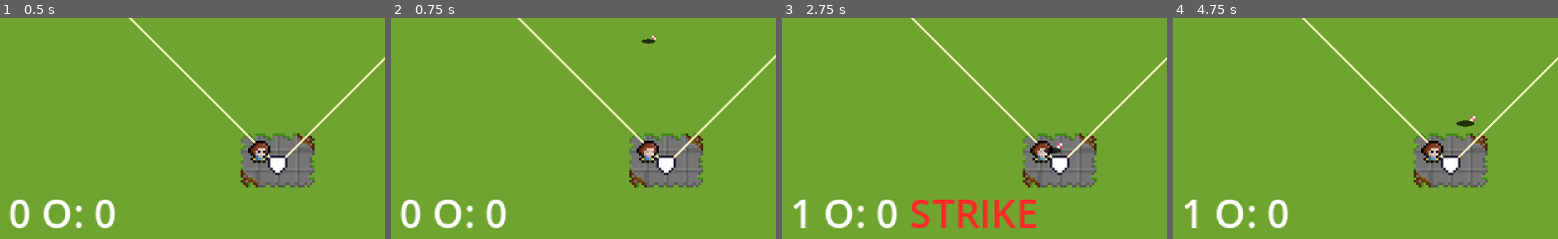
Above: before the commit, frames 1-4 (left to right).
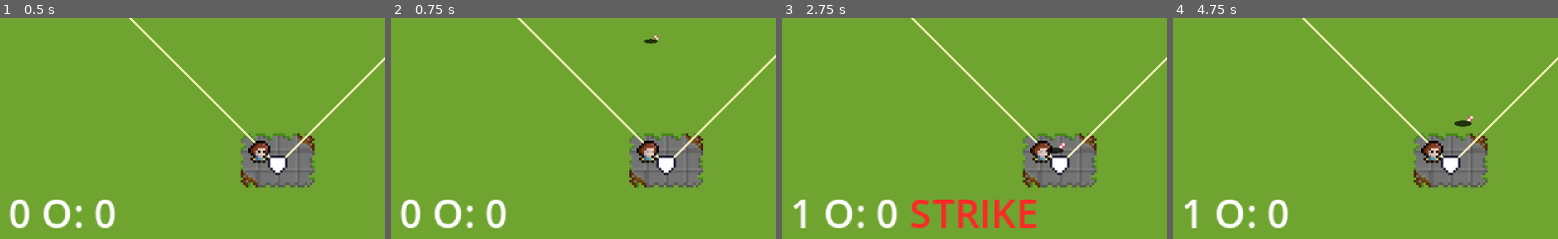
Above: after the commit, the same moments.

Repository: LunchBoxValley/base_quest
Game: Godot game, scene res://scenes/main/main.tscn
The game is run twice, just before and just after one commit, with the same random seed, the same clock (stepped at 60 frames per second) and the same inputs.
Inputs:
- Up to frame 1 (0.5 s): no input
- Up to frame 2 (0.75 s): tap Enter (pitch) at 0.5, 0.6 s; hold Right (ui_right) from 0.53 s (still down)
- Up to frame 3 (2.75 s): release Right (ui_right) at 1.28 s; hold Left (ui_left) 1.28-2.03 s; tap Enter (pitch) at 1.35, 2.3 s; tap Space at 2 s; hold Right (ui_right) from 2.03 s (still down); tap X (swing) at 2.1 s
- Up to frame 4 (4.75 s): tap Keypad Enter at 2.85 s; tap Enter (pitch) at 3.05, 3.5, 3.6, 4.35 s; release Right (ui_right) at 3.53 s; hold Left (ui_left) from 3.53 s (still down); tap Space at 4.25 s
The pictures show only the part of the screen within x 15-65%, y 50-100%; the shares and areas given below are measured in that part.

Frame 1 is identical in both runs. In frame 2, less than 0.1% of the frame differs, in the area x 64-70%, y 8-12%; in frame 3, less than 0.1%, in the area x 68-74%, y 56-62%; in frame 4, less than 0.1%.

Commit message:
update 16
Preparing to work on some AI

Diff:
--- a/entities/batter/batter.gd
+++ b/entities/batter/batter.gd
@@ -1,4 +1,3 @@
-# res://entities/Batter.gd
 extends Node2D
 class_name Batter
 
@@ -42,8 +41,13 @@
 @export var non_foul_side_scale: float = 0.55
 @export var min_upward_for_fair: float = 0.25
 
-@export var outfield_min_travel_px: float = 220.0  # treat long liners as outfield
+@export var outfield_min_travel_px: float = 220.0
 @export var bat_offset: Vector2 = Vector2(0, -2)
+
+# ---------- Input Influence ----------
+@export_group("Input Influence")
+@export var bat_input_bias_scale: float = 0.35   # pre-scale bias amount
+@export var input_effect_scale: float = 0.10     # NEW: 10% of prior strength
 
 @onready var sprite: AnimatedSprite2D = $Sprite
 var _plate: Node2D
@@ -95,10 +99,8 @@
 			break
 
 func _on_contact(ball: Ball, hitpos: Vector2) -> void:
-	# Tag the ball so HomePlate won't judge strike/ball for this pitch
 	ball.set_meta("batted", true)
 
-	# Timing quality 0..1 (1 best)
 	var phase = 1.0 - clamp(_swing_t / max(0.0001, swing_window), 0.0, 1.0)
 	var offset = phase - sweet_spot_phase
 	var norm = clamp(abs(offset) / max(0.0001, sweet_width), 0.0, 1.0)
@@ -113,6 +115,15 @@
 	var side_mix = clamp(point_bias + timing_bias + spray, -1.0, 1.0)
 	side_mix = lerp(side_mix, 0.0, clamp(center_pull, 0.0, 1.0))
 
+	# --- Input nudges spray (INVERTED + 10% strength) ---
+	# lr: Right = +1, Left = -1. Invert by negating it.
+	var lr := Input.get_action_strength("ui_right") - Input.get_action_strength("ui_left")
+	var q_boost = lerp(0.5, 1.0, q)  # better timing allows a touch more influence
+	side_mix = clamp(
+		side_mix + (-lr) * bat_input_bias_scale * clamp(input_effect_scale, 0.0, 1.0) * q_boost,
+		-1.0, 1.0
+	)
+
 	var profile := _sample_contact_profile(q)
 	var force_foul = randf() < clamp(foul_chance_on_contact, 0.0, 1.0)
 
@@ -142,7 +153,6 @@
 
 	var meta := {"label": profile.label, "type": profile.label, "angle_deg": angle_deg}
 
-	# Compatibility with 2-arg vs 3-arg Ball.deflect
 	var argc := _get_method_argc(ball, "deflect")
 	if argc >= 3:
 		ball.call("deflect", dir, ev, meta)
@@ -153,7 +163,6 @@
 
 	ball.max_travel = max(ball.max_travel, travel)
 
-	# Camera follow
 	var cam := get_tree().get_first_node_in_group("game_camera")
 	if cam:
 		if cam.has_method("kick"):
@@ -161,20 +170,18 @@
 		if cam.has_method("follow_target"):
 			cam.follow_target(ball, true)
 
-	# —— HUD calls ——
 	var hud := get_tree().get_first_node_in_group("umpire_hud")
 	if hud:
 		if force_foul:
 			if hud.has_method("call_foul"):
-				hud.call("call_foul")                    # BLUE FOUL
+				hud.call("call_foul")
 		else:
 			var is_hr = (profile.label == "blast")
 			if is_hr and hud.has_method("call_home_run"):
-				hud.call("call_home_run")               # STROBING HR
+				hud.call("call_home_run")
 			elif hud.has_method("call_hit"):
-				hud.call("call_hit")                    # GREEN HIT
-
-	# —— Conditional JUICE (trail + hitstop only for outfield/HR) ——
+				hud.call("call_hit")
+
 	var is_hr2 = (profile.label == "blast")
 	var is_outfield = (not force_foul) and (
 		profile.label == "blast" or profile.label == "fly" or
@@ -182,8 +189,7 @@
 	)
 
 	if is_hr2 and cam:
-		# HR: tiny shake first, then hitstop + trail + subtle pan-out
-		_set_ball_trail(ball, false)  # enable after shake
+		_set_ball_trail(ball, false)
 		var tmr := Timer.new()
 		tmr.one_shot = true
 		tmr.wait_time = 0.12
@@ -199,17 +205,14 @@
 		)
 		tmr.start()
 	elif is_outfield and cam:
-		# Outfield (non-HR): quick hitstop + trail
 		_set_ball_trail(ball, true)
 		if cam.has_method("hitstop"):
 			cam.hitstop(0.05)
 	else:
-		# Infield / foul / grounder: no hitstop, no trail
 		_set_ball_trail(ball, false)
 
 	hit.emit()
 
-	# Let FieldJudge track for FOUL/HR if present
 	var judge := get_tree().get_first_node_in_group("field_judge")
 	if judge and judge.has_method("track_batted_ball"):
 		judge.track_batted_ball(ball)
--- a/entities/pitcher/pitcher.gd
+++ b/entities/pitcher/pitcher.gd
@@ -25,6 +25,11 @@
 
 # ---------- Trail on fast pitch ----------
 @export var fast_pitch_trail_threshold: float = 0.85  # fraction of full charge to show trail
+
+# ---------- Input Influence ----------
+@export_group("Input Influence")
+@export var pitch_input_influence_deg: float = 6.0    # max extra deg from L/R on release (pre-scale)
+@export var input_effect_scale: float = 0.10          # NEW: 10% of prior strength
 
 # ---------- Internal state ----------
 var _hand: Node2D
@@ -80,7 +85,6 @@
 	_charging = true
 	_charge_t = 0.0
 
-	# Recenter camera on the pitcher (no offset) and start zoom-in
 	if _cam:
 		_cam_zoom_base = _cam.zoom
 		if _cam.has_method("begin_charge_focus"):
@@ -98,7 +102,6 @@
 func _release_pitch() -> void:
 	_charging = false
 
-	# split charge into power (phase 0) and accuracy (phase 1)
 	var p_split = clamp(phase_split, 0.05, 0.95)
 	var power_t = clamp(_charge_t / p_split, 0.0, 1.0)
 	var acc_t := 0.0
@@ -106,11 +109,18 @@
 		acc_t = clamp((_charge_t - p_split) / (1.0 - p_split), 0.0, 1.0)
 
 	var spd = lerp(speed_min, speed_max, _ease_out(power_t))
-
 	var spread_deg = lerp(spread_deg_lo, spread_deg_hi, _ease_out(acc_t))
 	var jitter_rad := deg_to_rad(spread_deg) * randf_range(-1.0, 1.0)
 
+	# Base aim (slots) + random jitter
 	var dir := pitch_dir.normalized().rotated(deg_to_rad(aim_angle_deg)).rotated(jitter_rad)
+
+	# --- Input steering at release (INVERTED + 10% strength) ---
+	# lr: Right = +1, Left = -1. Invert by negating it.
+	var lr := Input.get_action_strength("ui_right") - Input.get_action_strength("ui_left")
+	var steer_deg = -lr * clamp(pitch_input_influence_deg, 0.0, 45.0) * clamp(input_effect_scale, 0.0, 1.0)
+	if abs(steer_deg) > 0.001:
+		dir = dir.rotated(deg_to_rad(steer_deg))
 
 	if ball_scene == null:
 		push_warning("Pitcher: ball_scene not assigned.")
@@ -182,13 +192,12 @@
 	if _fx:
 		_fx.visible = false
 		_fx.emitting = false
-	# camera returns to default via GameCamera
 
 # ---------------------- Camera juice ----------------------
 func _apply_charge_zoom() -> void:
 	if _cam == null:
 		return
-	var mul = max(1.0, charge_zoom_in_mul)                   # ensure zooms IN
+	var mul = max(1.0, charge_zoom_in_mul)
 	var eased := _ease_out(_charge_t)
 	var target = _cam_zoom_base * lerp(1.0, mul, eased)
 	_cam.zoom = target
